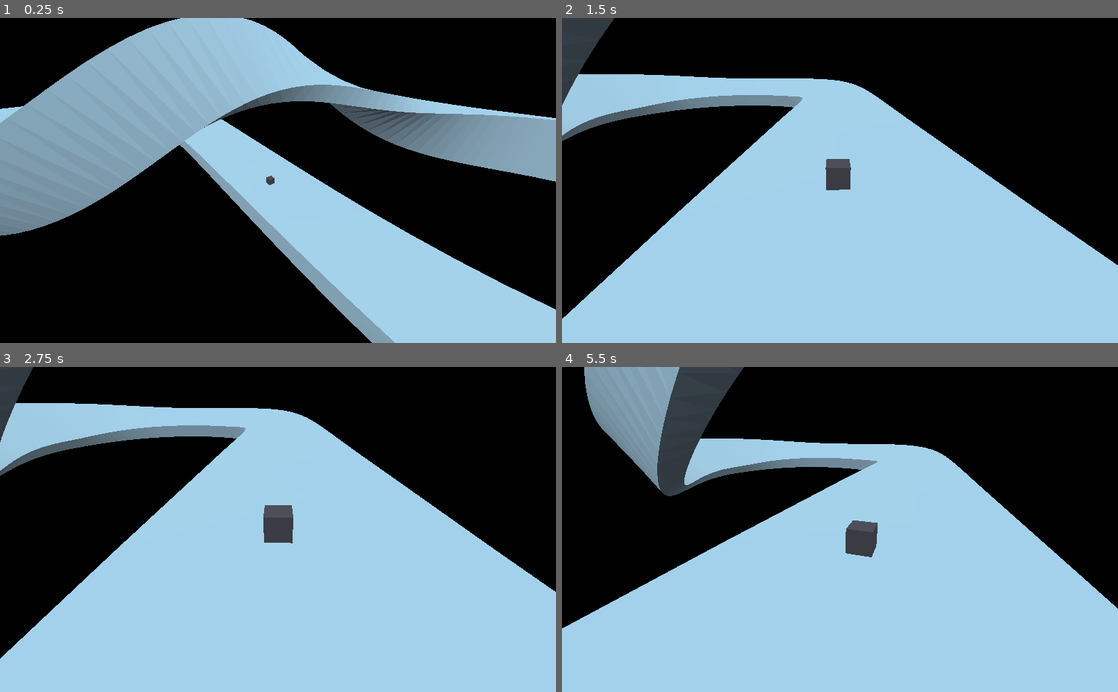
Above: before the commit, frames 1-4 (two rows, left to right).
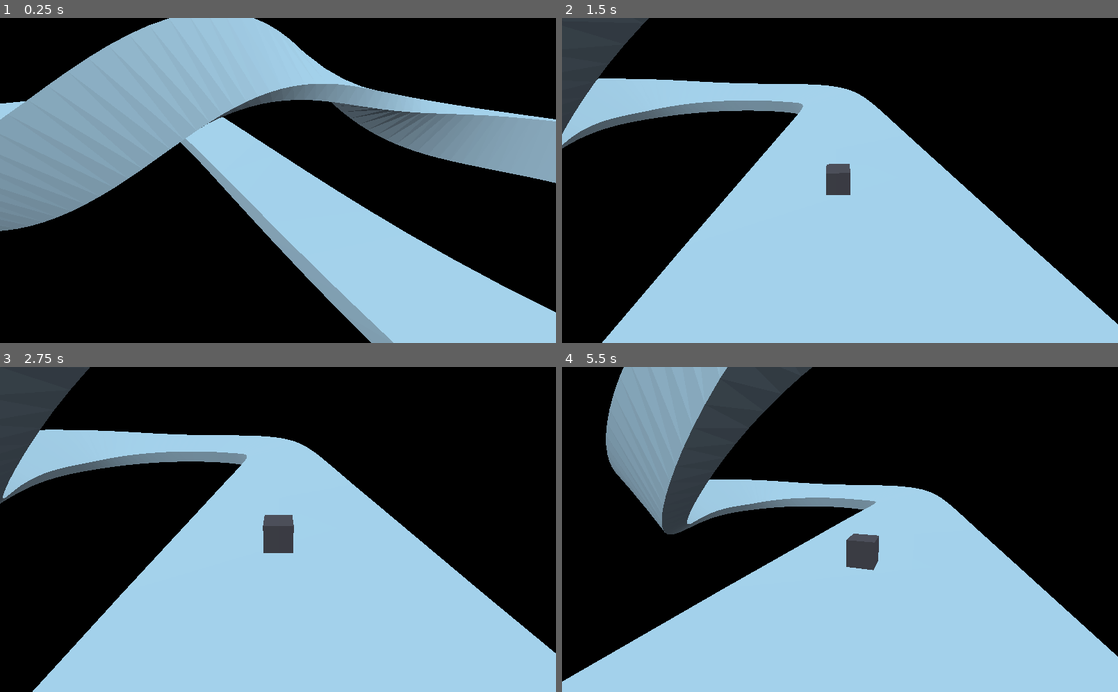
Above: after the commit, the same moments.

Repository: continyoom/continyoom
Game: Godot game, scene res://testing_scene.tscn
Same seed, same stepped clock (60 frames per second), same inputs: the game is played once before the commit and once after it. This scene is started directly instead of the project's main scene.
Inputs:
- Up to frame 1 (0.25 s): no input
- Up to frame 2 (1.5 s): hold R 0.53-1.28 s; hold Up (ui_up) from 0.53 s (still down); tap R at 1.35 s
- Up to frame 3 (2.75 s): release Up (ui_up) at 2.03 s; hold Left (ui_left) from 2.03 s (still down); hold R from 2.03 s (still down)
- Up to frame 4 (5.5 s): release R at 2.78 s; tap R at 2.85, 4.35 s; release Left (ui_left) at 3.53 s; hold Down (ui_down) 3.53-4.28 s; hold R 3.53-4.28 s; hold Right (ui_right) 4.28-5.03 s; hold Up (ui_up) from 5.03 s (still down); hold R from 5.03 s (still down)

The runs differ from the first frame. In frame 1, 2.0% of the frame differs, in the area x 0-100%, y 0-100%; in frame 2, 13%; in frame 3, 23%; in frame 4, 26%, in the area x 0-100%, y 0-97%.

Commit message:
layers testing

Diff:
--- a/Continyoom/ds_rainbow_road.tscn
+++ b/Continyoom/ds_rainbow_road.tscn
@@ -8,6 +8,8 @@
 [node name="Scene Root" index="0" instance=ExtResource( 1 )]
 
 [node name="StaticBody" type="StaticBody" parent="polygon17" index="0"]
+collision_layer = 2
+collision_mask = 0
 
 [node name="CollisionShape" type="CollisionShape" parent="polygon17/StaticBody" index="0"]
 shape = SubResource( 1 )
--- a/Continyoom/the_box.gd
+++ b/Continyoom/the_box.gd
@@ -85,7 +85,7 @@
 
 	var gt = get_global_transform()
 	var space_state = get_world().get_direct_space_state()
-	var hit = space_state.intersect_ray(gt.basis.y * SEARCH_LOW + gt.origin, gt.basis.y * -SEARCH_HIGH + gt.origin)
+	var hit = space_state.intersect_ray(gt.basis.y * SEARCH_LOW + gt.origin, gt.basis.y * -SEARCH_HIGH + gt.origin, [], 0x00000002)
 
 	if hit:
 		set_as_toplevel(true)
